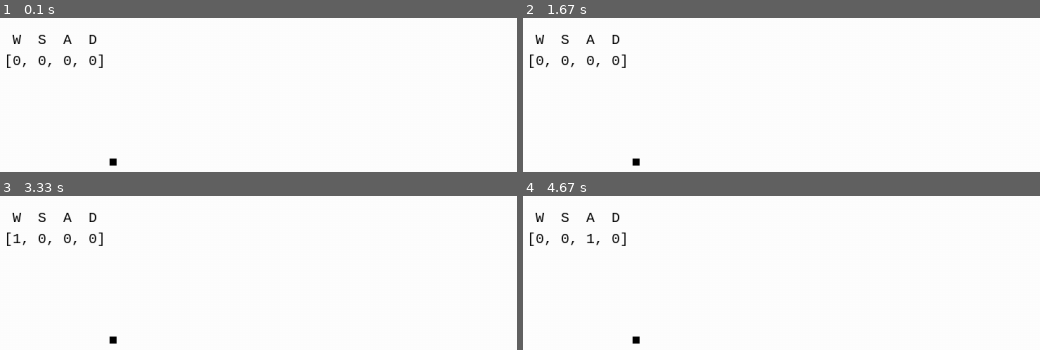
Above: before the commit, frames 1-4 (two rows, left to right).
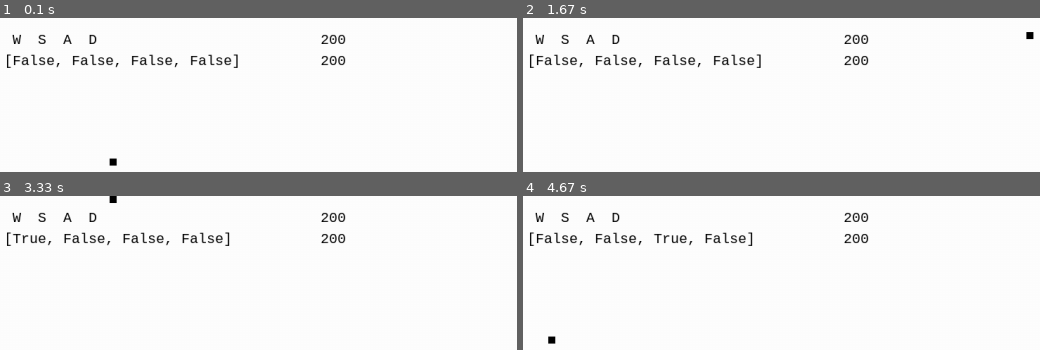
Above: after the commit, the same moments.

Repository: OniReddo/PygamesStof
Game: pygame game, started from PygameObjected.py
Two runs of this game, one before a commit and one after it. Both use one fixed random seed, a clock stepped at 60 frames per second and the inputs below.
Inputs:
- Up to frame 1 (0.1 s): no input
- Up to frame 2 (1.67 s): hold D 0.33-0.8 s; hold W 0.83-1.13 s; hold D 1.17-1.63 s
- Up to frame 3 (3.33 s): hold A 1.67-2.2 s; hold S 2.23-2.53 s; hold A 2.57-2.97 s; hold W from 3 s (still down)
- Up to frame 4 (4.67 s): release W at 3.37 s; hold S 4.07-4.43 s; hold A from 4.47 s (still down)

The runs differ from the first frame. In frame 1, 1.7% of the frame differs, in the area x 2-67%, y 10-33%; in frame 2, 1.8%, in the area x 2-99%, y 9-97%; in frame 3, 1.7%; in frame 4, 1.8%.

Commit message:
Shenanigans

Diff:
--- a/Pygame1.py
+++ /dev/null
@@ -1 +0,0 @@
-print('a')
--- a/PygameObjected.py
+++ b/PygameObjected.py
@@ -13,8 +13,8 @@
 class Methods:
     @staticmethod
     def quit():
-        for event in pygame.event.get():
-            if event.type == QUIT:
+        for Event in pygame.event.get():
+            if Event.type == QUIT:
                 pygame.quit()
                 exit()
 
@@ -22,11 +22,16 @@
 class Start:
     @staticmethod
     def start():
-        # Stuff declaration right before game startup
-        global player1, text1
-        player1 = Player()
+        # Some asset declaration right up before game starts
+        Player.createplayer()
         Text.createtext(Input.playerinput, 50, 50)
         Text.createtext(' W  S  A  D', 50, 20)
+
+        # Problem is here
+
+        Text.createtext(Player.playerwheel[0].posx, 500, 20)
+        Text.createtext(Player.playerwheel[0].posy, 500, 50)
+
         Game.main()
 
 
@@ -39,10 +44,20 @@
             Game.clock.tick(60)
             Methods.quit()
             Input.player()
+            Physics.playerphys()
             Render.render()
 
 
 class Player:
+    playercount = 0
+    playerwheel = []
+
+    @staticmethod
+    def createplayer():
+        Player.playerwheel.append(Player.playercount)
+        Player.playerwheel[Player.playercount] = Player()
+        Player.playercount += 1
+
     def __init__(self):
         self.posx = 200
         self.posy = 200
@@ -53,36 +68,39 @@
 
 
 class Input:
-    playerinput = [0, 0, 0, 0]
+    playerinput = [False, False, False, False]
 
     @staticmethod
     def player():
-        # Up
         if pygame.key.get_pressed()[K_w]:
-            Input.playerinput[0] = 1
+            Input.playerinput[0] = True
         else:
-            Input.playerinput[0] = 0
-        # Down
+            Input.playerinput[0] = False
         if pygame.key.get_pressed()[K_s]:
-            Input.playerinput[1] = 1
+            Input.playerinput[1] = True
         else:
-            Input.playerinput[1] = 0
-        # Left
+            Input.playerinput[1] = False
         if pygame.key.get_pressed()[K_a]:
-            Input.playerinput[2] = 1
+            Input.playerinput[2] = True
         else:
-            Input.playerinput[2] = 0
-        # Right
+            Input.playerinput[2] = False
         if pygame.key.get_pressed()[K_d]:
-            Input.playerinput[3] = 1
+            Input.playerinput[3] = True
         else:
-            Input.playerinput[3] = 0
+            Input.playerinput[3] = False
 
 
 class Physics:
     @staticmethod
     def playerphys():
-        pass
+        if Input.playerinput[0]:
+            Player.playerwheel[0].posy -= 10
+        if Input.playerinput[1]:
+            Player.playerwheel[0].posy += 10
+        if Input.playerinput[2]:
+            Player.playerwheel[0].posx -= 10
+        if Input.playerinput[3]:
+            Player.playerwheel[0].posx += 10
 
 
 class Text:
@@ -99,30 +117,27 @@
     def __init__(self, text, posx, posy):
         self.path = text
         self.text = str(text)
-        self.posx = posx
-        self.posy = posy
-        self.surface = Text.textfont.render(self.text, 1, (0, 0, 0))
+        self.texposx = posx
+        self.texposy = posy
+        self.surface = Text.textfont.render(self.text, True, (0, 0, 0))
 
+    # Problem is also here
     @staticmethod
     def txtupd():
-        for text in Text.textwheel:
-            text.text = str(text.path)
-            text.surface = Text.textfont.render(text.text, 1, (0, 0, 0))
-            Window.window.blit(text.surface, (text.posx, text.posy))
+        for textnum in Text.textwheel:
+            textnum.text = str(textnum.path)
+            textnum.surface = Text.textfont.render(textnum.text, True, (0, 0, 0))
+            Window.window.blit(textnum.surface, (textnum.texposx, textnum.texposy))
 
 
 class Render:
     @staticmethod
     def render():
         Window.window.fill((255, 255, 255))
-        player1.draw()
+        Player.playerwheel[0].draw()
         Text.txtupd()
-        #       textfont = pygame.font.SysFont("monospace",20)
-        #       text = str(Input.playerinput)
-        #       Texttr = textfont.render(text,1,(0,0,0))
-        #       Window.window.blit(Texttr,(50,50))
-
         pygame.display.update()
 
 
-Start.start()
+if __name__ == '__main__':
+    Start.start()
